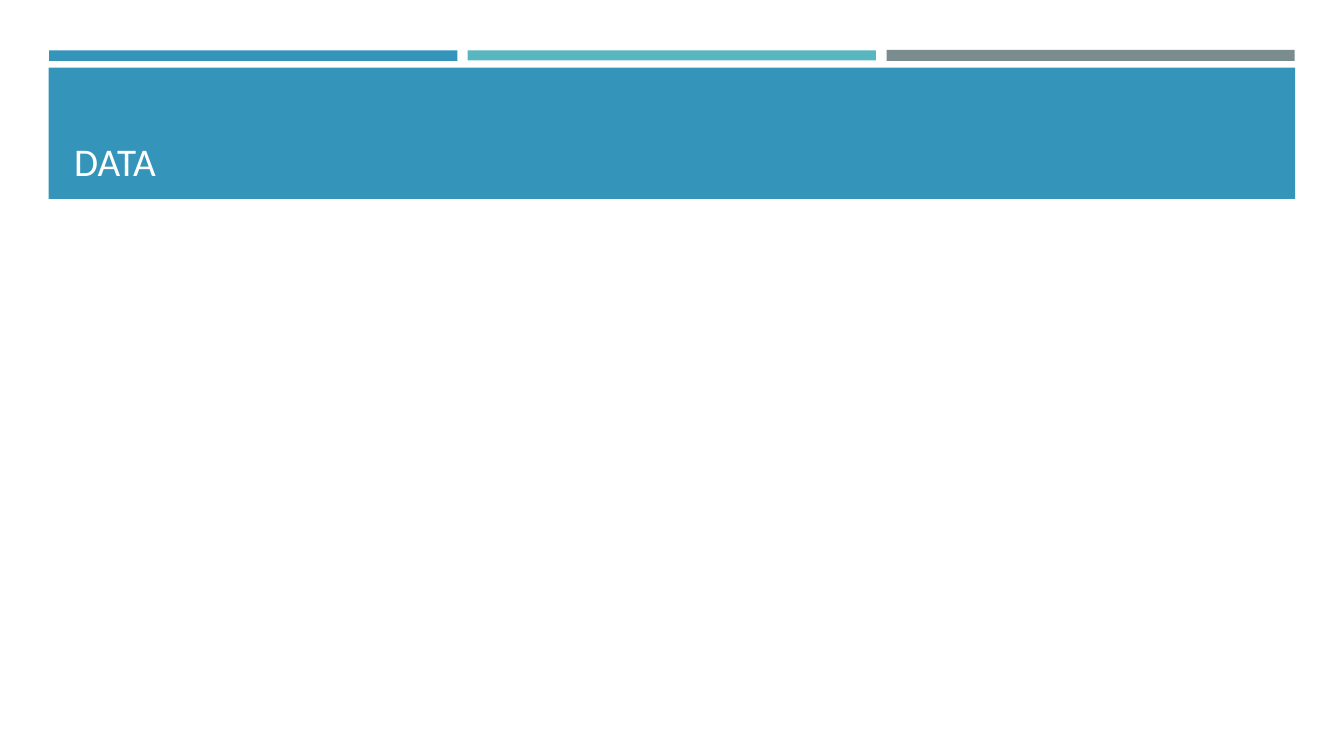
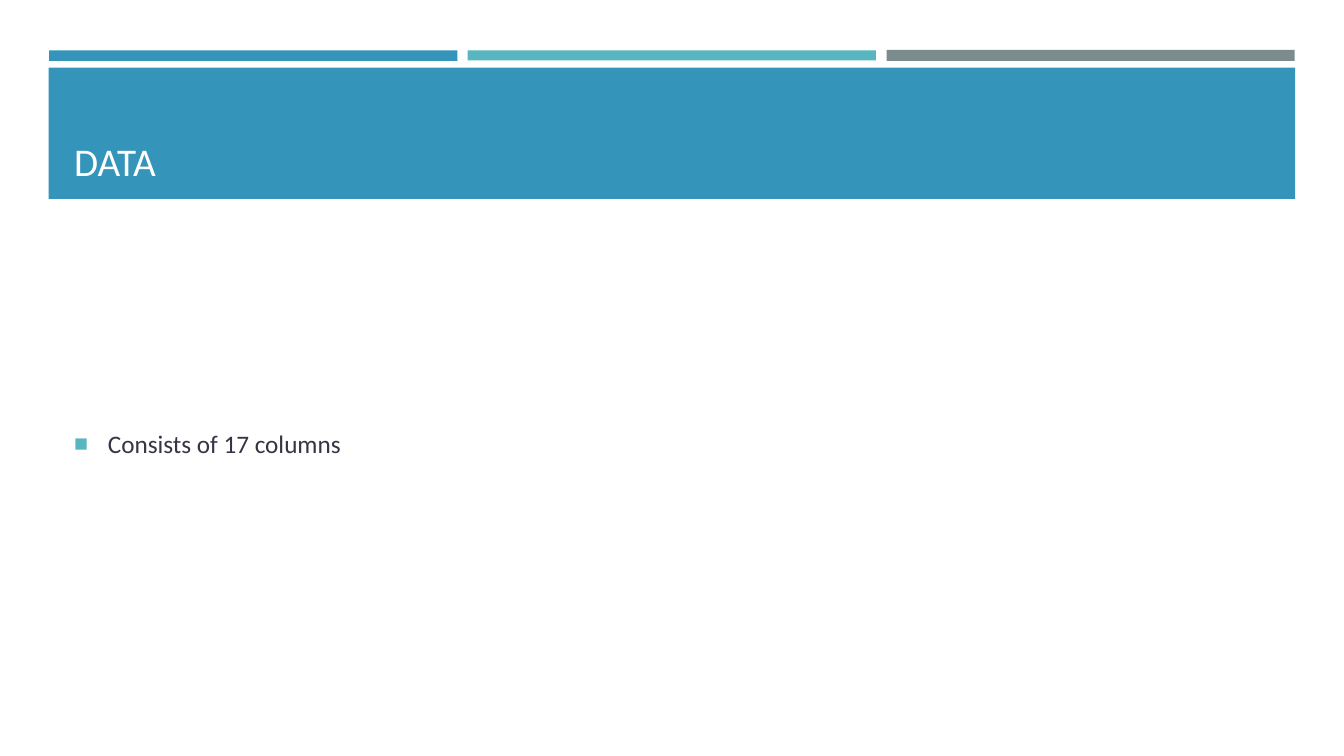
Before and after one commit to araea382/MT, a slide deck: slide 3 of Presentation/1-Proposal seminar.pptx. Drawn at 1344x756 pixels with LibreOffice and Linux fonts; fonts in the diff are those of the drawing. Boxes give left, top, right and bottom in pixels: in the first picture for what was removed or moved away, otherwise in the second. Text is boxed around its words. In the diff, an @@ line names an element or a change of style, - is before the commit and + after.

```diff
--- a/Presentation/1-Proposal seminar.pptx
+++ b/Presentation/1-Proposal seminar.pptx
@@ text added at box(108, 435, 341, 453), 18 pt, text #373545 @@
+■ Consists of 17 columns
```
Also in this commit, not shown: 1 other slide changed, 4 other files.
